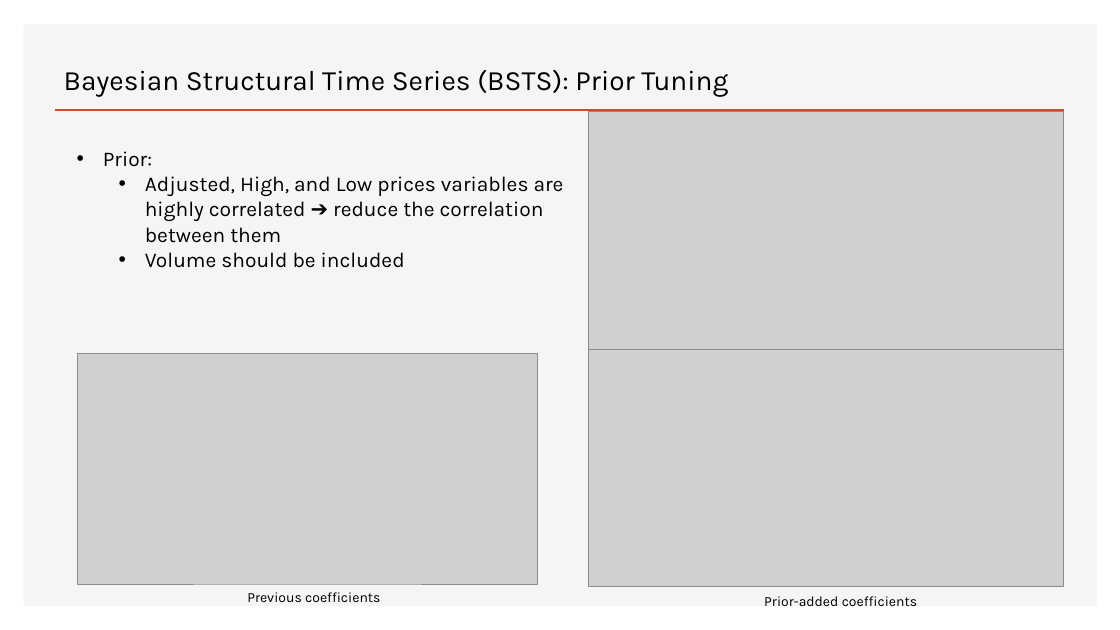
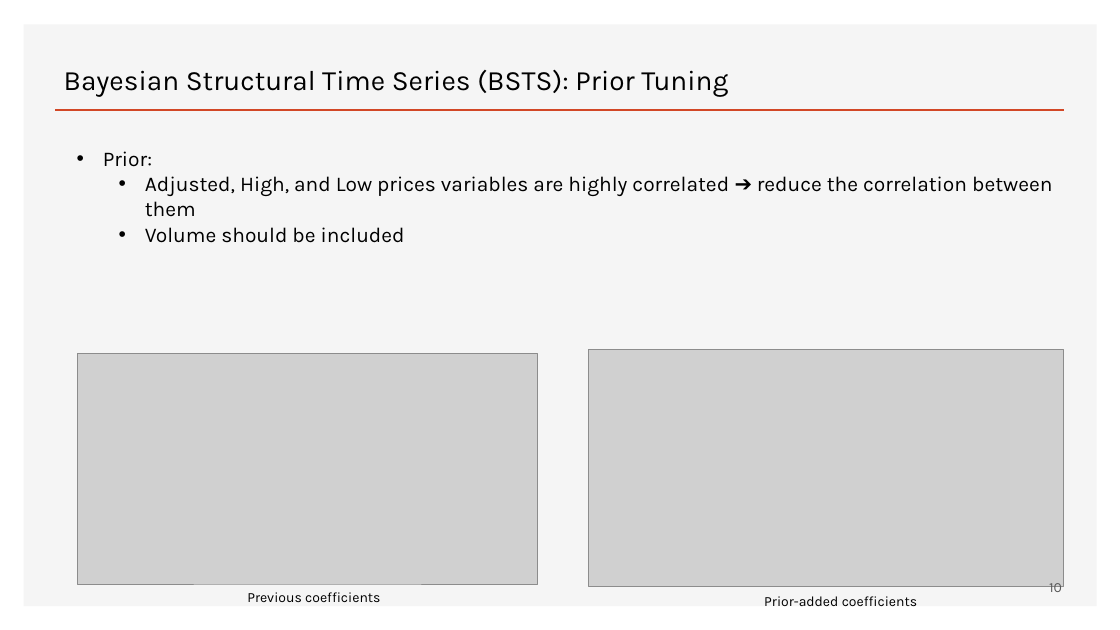
Before and after one commit to hieum98/Stock-Price-Prediction, a slide deck: slide 10 of HieuMan_FinalProj.pptx (slide 7 before the commit). Drawn at 1120x630 pixels with LibreOffice and Linux fonts; fonts in the diff are those of the drawing; grey boxes stand for pictures. Boxes give left, top, right and bottom in pixels: in the first picture for what was removed or moved away, otherwise in the second. Text is boxed around its words. In the diff, an @@ line names an element or a change of style, - is before the commit and + after.

```diff
--- a/HieuMan_FinalProj.pptx
+++ b/HieuMan_FinalProj.pptx
@@ text "Prior:" rewrapped from (x1=103, y1=151, x2=564, y2=268) to (x1=103, y1=151, x2=1053, y2=243) @@
@@ picture removed at (x1=589, y1=112, x2=1064, y2=350) @@
@@ page number added at (x1=1049, y1=583, x2=1062, y2=592), 12 pt, text #595959 @@
+10
```
Also in this commit, not shown: 7 other slides changed, 4 slides added.
